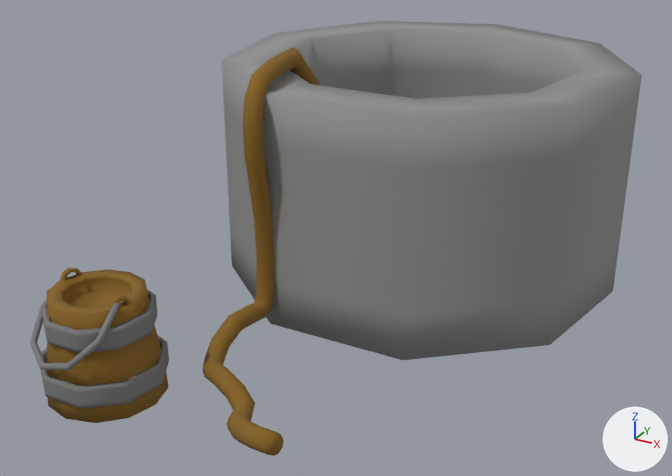
Before and after pictures for a commit that changed the OBJ model resources/Pozo.obj.
One viewpoint serves both versions: a 50 mm lens placed at (51.4, -196.6, 49.3), pointed at (7.0, -115.9, 9.0). Arrows for +X, +Y and +Z are at lower right; the lights stay in place. Where no turn or scale is listed for an object, it has been applied to the vertices.

Objects in the first picture: 'Loft006', 'Loft007', 'Loft008', 'pozo', 'pozo001', 'pozo002'.
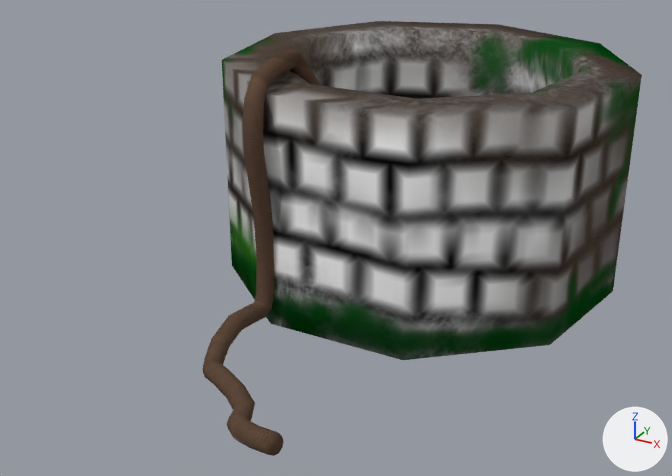
Patch to the scene script:
```diff
--- a/resources/Pozo.obj.py
+++ b/resources/Pozo.obj.py
@@ img_piedra_base_color_png @@
+img_piedra_base_color_png = load_image('Piedra_Base_Color.png', 'Pozo/Piedra_Base_Color.png', 1024, 1024, 'sRGB')
@@ img_cuerda_metallic_png @@
+img_cuerda_metallic_png = load_image('Cuerda_Metallic.png', 'Pozo/Cuerda_Metallic.png', 1024, 1024, 'sRGB')
@@ img_piedra_roughness_png @@
+img_piedra_roughness_png = load_image('Piedra_Roughness.png', 'Pozo/Piedra_Roughness.png', 1024, 1024, 'sRGB')
@@ img_cuerda_roughness_png @@
+img_cuerda_roughness_png = load_image('Cuerda_Roughness.png', 'Pozo/Cuerda_Roughness.png', 1024, 1024, 'sRGB')
@@ img_cuerda_base_color_png @@
+img_cuerda_base_color_png = load_image('Cuerda_Base_Color.png', 'Pozo/Cuerda_Base_Color.png', 1024, 1024, 'sRGB')
@@ mat_piedra @@
+mat_piedra = bpy.data.materials.new('Piedra')
+# uses the picture img_cuerda_metallic_png
+# uses the picture img_piedra_base_color_png
+# uses the picture img_piedra_roughness_png
@@ mat_cuerda @@
+mat_cuerda = bpy.data.materials.new('Cuerda')
+# uses the picture img_cuerda_base_color_png
+# uses the picture img_cuerda_metallic_png
+# uses the picture img_cuerda_roughness_png
@@ me_loft008 @@
 # used by ob_loft008; location = (0.0, 0.0, 0.0)
 # verts and faces of me_loft008; kept vertices keep their numbers, new ones are numbered from 396
 # before: 384 (16.0, -143.0, 3.8) at pixel (273, 431), 385 (16.2, -142.6, 3.6) at pixel (278, 432), 386 (15.8, -143.5, 3.8) at pixel (268, 434), 387 (15.7, -143.9, 3.5) at pixel (265, 440), 388 (15.8, -144.2, 3.1) at pixel (264, 446)
 # before: 389 (15.9, -144.2, 2.6) at pixel (265, 451), 390 (16.1, -144.0, 2.2) at pixel (269, 455), 391 (16.4, -143.5, 1.9) at pixel (274, 455), 392 (16.5, -143.1, 2.0) at pixel (279, 452), 393 (16.6, -142.6, 2.2) at pixel (282, 447)
 # before: 394 (16.5, -142.4, 2.7) at pixel (283, 441), 395 (16.4, -142.4, 3.2) at pixel (282, 435)
-me_loft008.from_pydata(...)  # 396 vertices, 394 faces; spans x -1.2..16.6, y -144.2..-106.1, z 0.0..28.1
+me_loft008.from_pydata(...)  # 396 vertices, 386 faces; spans x -1.2..16.6, y -144.2..-106.1, z 0.0..28.1
+# me_loft008 part 1
+delete_faces([(384, 394, 395, 385), (384, 392, 393, 394), (384, 390, 391, 392), (384, 388, 389, 390), (384, 386, 387, 388)])
+faces += [(384, 386, 387, 388, 389, 390, 391, 392, 393, 394, 395, 385)]
+# me_loft008 part 2: 384 faces spanning x -1.2..16.6, y -144.2..-106.1, z 0.0..28.1 switch from mat_03___default (brown #85621c) to mat_cuerda
@@ me_pozo @@
 me_pozo.from_pydata(...)  # 108 vertices, 108 faces; spans x -12.8..32.8, y -121.8..-76.8, z 0.0..25.6
-me_pozo.materials.append(mat_02___default)  # grey #919191
+me_pozo.materials.append(mat_piedra)
@@ ob_loft006 @@
-ob_loft006 = bpy.data.objects.new('Loft006', me_loft006)
-ob_loft006.location = (0.0, 0.0, 0.0)
@@ ob_loft007 @@
-ob_loft007 = bpy.data.objects.new('Loft007', me_loft007)
-ob_loft007.location = (0.0, 0.0, 0.0)
@@ ob_pozo001 @@
-ob_pozo001 = bpy.data.objects.new('pozo001', me_pozo001)
-ob_pozo001.location = (0.0, 0.0, 0.0)
@@ ob_pozo002 @@
-ob_pozo002 = bpy.data.objects.new('pozo002', me_pozo002)
-ob_pozo002.location = (0.0, 0.0, 0.0)
```

Boxes (x1, y1, x2, y2) around the edits, measured in the pictures (672 x 476 px):
'pozo', recoloured
    both: (222, 21, 642, 360)
'Loft006', deleted (brown)
    before: (47, 268, 168, 423)
'pozo001', deleted
    before: (41, 336, 169, 409)
'pozo002', deleted
    before: (41, 290, 158, 353)
'Loft007', deleted
    before: (30, 276, 120, 370)
part 1 of me_loft008, cut back
    both: (264, 432, 284, 456)
part 2 of me_loft008, recoloured
    both: (203, 48, 321, 455)
